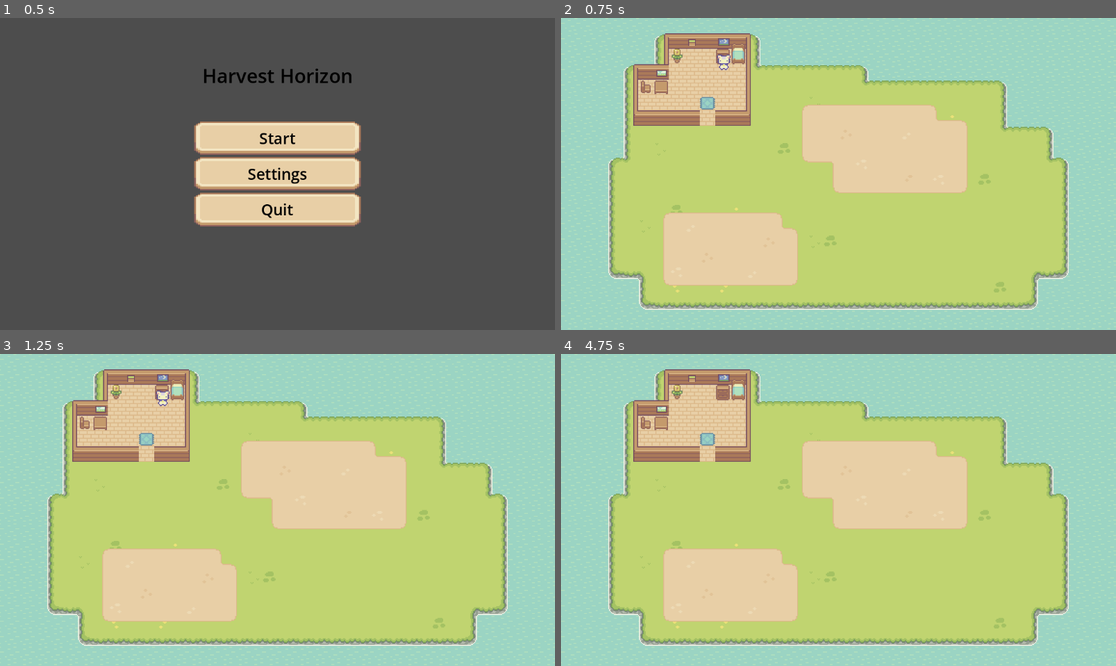
Above: before the commit, frames 1-4 (two rows, left to right).
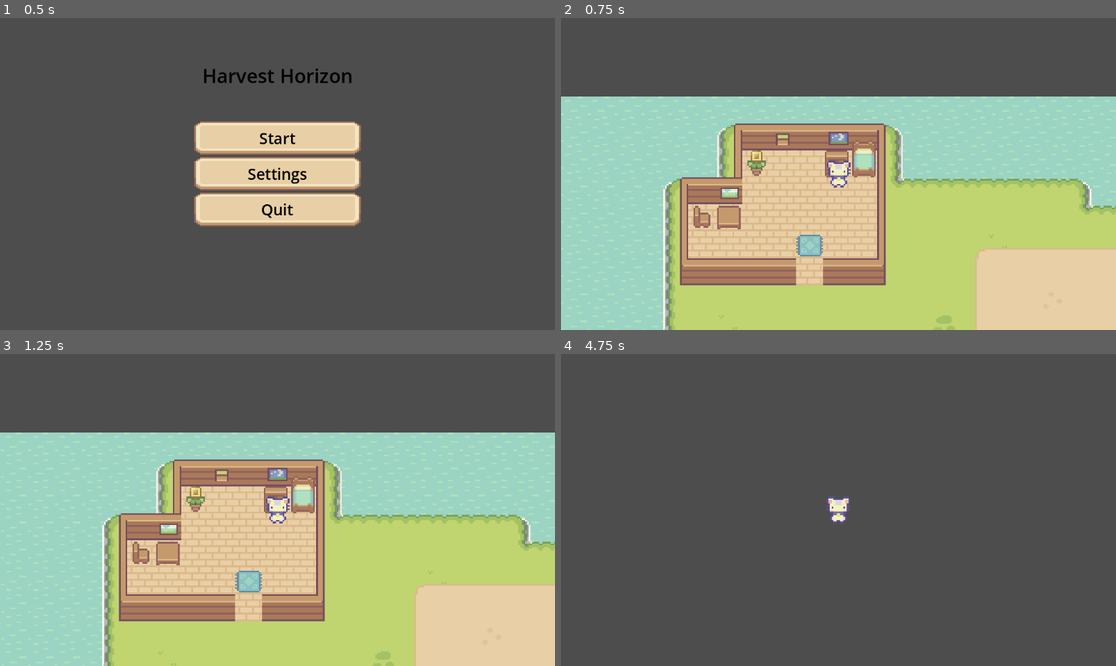
Above: after the commit, the same moments.

Repository: emilykrohn/HarvestHorizon
Game: Godot game, scene res://Scenes/MainMenu/main_menu.tscn
Same seed, same stepped clock (60 frames per second), same inputs: the game is played once before the commit and once after it.
Inputs:
- Up to frame 1 (0.5 s): no input
- Up to frame 2 (0.75 s): click "Start" at 0.5 s
- Up to frame 3 (1.25 s): no input
- Up to frame 4 (4.75 s): tap Enter (ui_accept) at 1.25, 1.52, 2.27, 3.77, 4.52 s; hold Right (ui_right) 1.28-2.78 s; hold Left (ui_left) 2.78-3.53 s; hold Right (ui_right) from 3.53 s (still down)

Frame 1 is identical in both runs. In frame 2, 74% of the frame differs, in the area x 0-100%, y 0-100%; in frame 3, 74%; in frame 4, 100%.

Commit message:
Add Camera to player

Diff:
--- a/Scenes/Game/main.tscn
+++ b/Scenes/Game/main.tscn
@@ -774,10 +774,6 @@
 
 [node name="main" type="Node2D"]
 
-[node name="Camera2D" type="Camera2D" parent="."]
-position = Vector2(288, 162)
-zoom = Vector2(2, 2)
-
 [node name="TileMap" type="TileMap" parent="."]
 tile_set = SubResource("TileSet_k21pp")
 format = 2
--- a/Scenes/Game/player.tscn
+++ b/Scenes/Game/player.tscn
@@ -503,8 +503,11 @@
 [node name="AnimatedSprite2D" type="AnimatedSprite2D" parent="."]
 sprite_frames = SubResource("SpriteFrames_5ub6q")
 animation = &"ForwardIdle"
-frame_progress = 0.0314052
+frame_progress = 0.175553
 
 [node name="CollisionShape2D" type="CollisionShape2D" parent="."]
 position = Vector2(0, -0.5)
 shape = SubResource("RectangleShape2D_mrw8d")
+
+[node name="Camera2D" type="Camera2D" parent="."]
+zoom = Vector2(3.5, 3.5)
